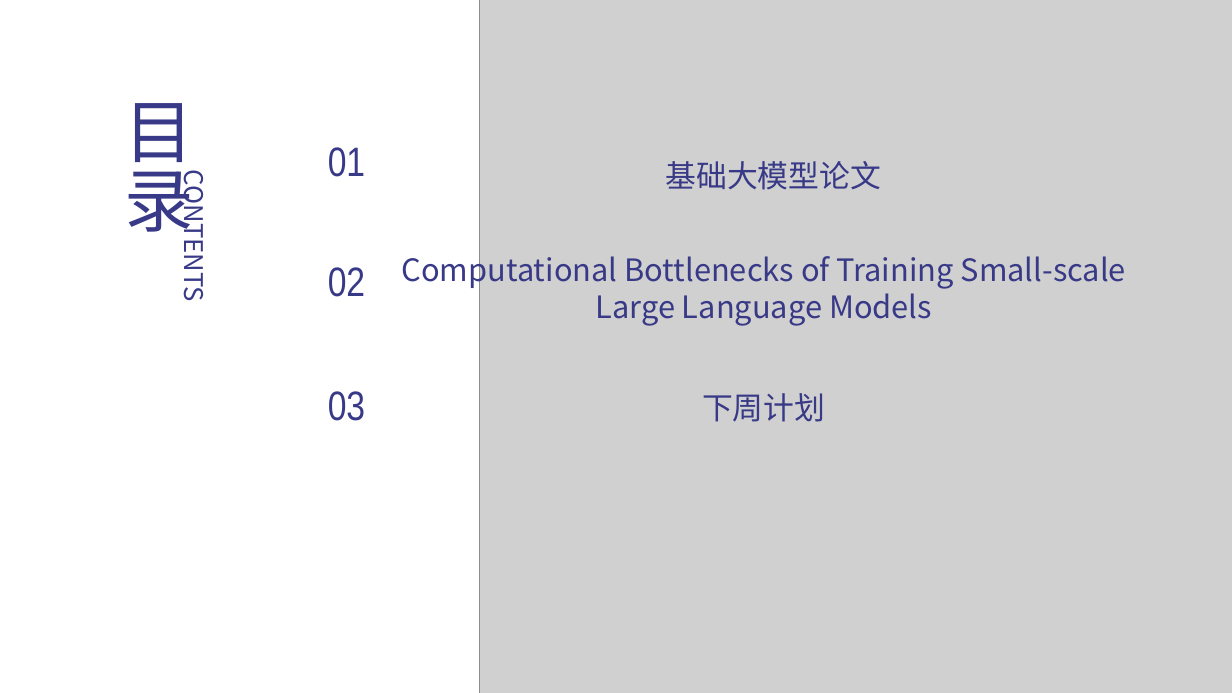
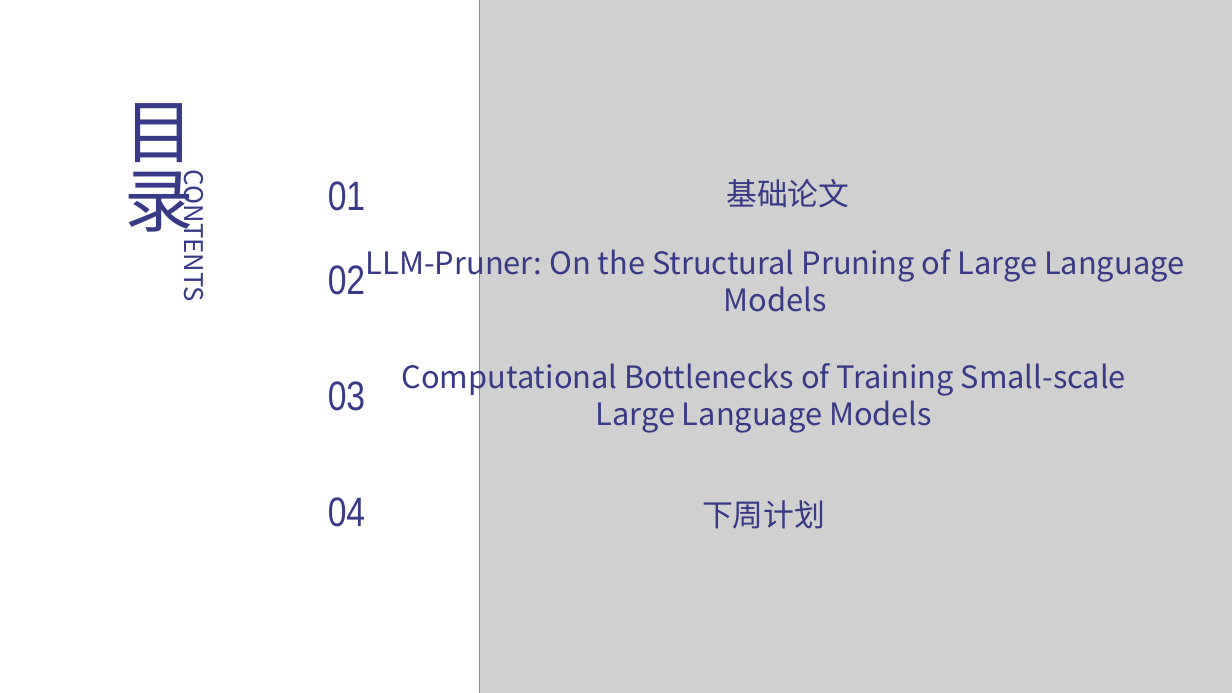
Before and after one commit to tj-messi/cv-computer-visual-tj, a slide deck: slide 2 of 0.组会记录/2024-11-14/report-2024-11-14.pptx. Drawn at 1232x693 pixels with LibreOffice and Linux fonts; fonts in the diff are those of the drawing; grey boxes stand for pictures. Boxes give left, top, right and bottom in pixels: in the first picture for what was removed or moved away, otherwise in the second. Text is boxed around its words. In the diff, an @@ line names an element or a change of style, - is before the commit and + after.

```diff
--- a/0.组会记录/2024-11-14/report-2024-11-14.pptx
+++ b/0.组会记录/2024-11-14/report-2024-11-14.pptx
@@ text "01": place and size @@
-text "01" at (328, 147, 365, 177)
+text "01" at (328, 181, 365, 211)
@@ text at (726, 179, 849, 207): text changed @@
-基础大模型论文
+基础论文
@@ text added at (366, 243, 1184, 312), 24 pt, text #383987 @@
+LLM-Pruner: On the Structural Pruning of Large Language Models
@@ text "Computational Bottlenecks of Training Small-scale ...": place and size @@
-text "Computational Bottlenecks of Training Small-scale ..." at (402, 250, 1126, 326)
+text "Computational Bottlenecks of Training Small-scale ..." at (402, 356, 1126, 433)
@@ text "03": place and size @@
-text "03" at (328, 391, 365, 421)
+text "03" at (328, 381, 365, 411)
@@ text added at (328, 497, 365, 527), 32 pt, text none @@
+04
@@ text "下周计划": place and size @@
-text "下周计划" at (702, 393, 825, 422)
+text "下周计划" at (702, 500, 825, 529)
```
Also in this commit, not shown: 4 other slides changed, 7 slides added, 10 slides removed, 4 other files.
